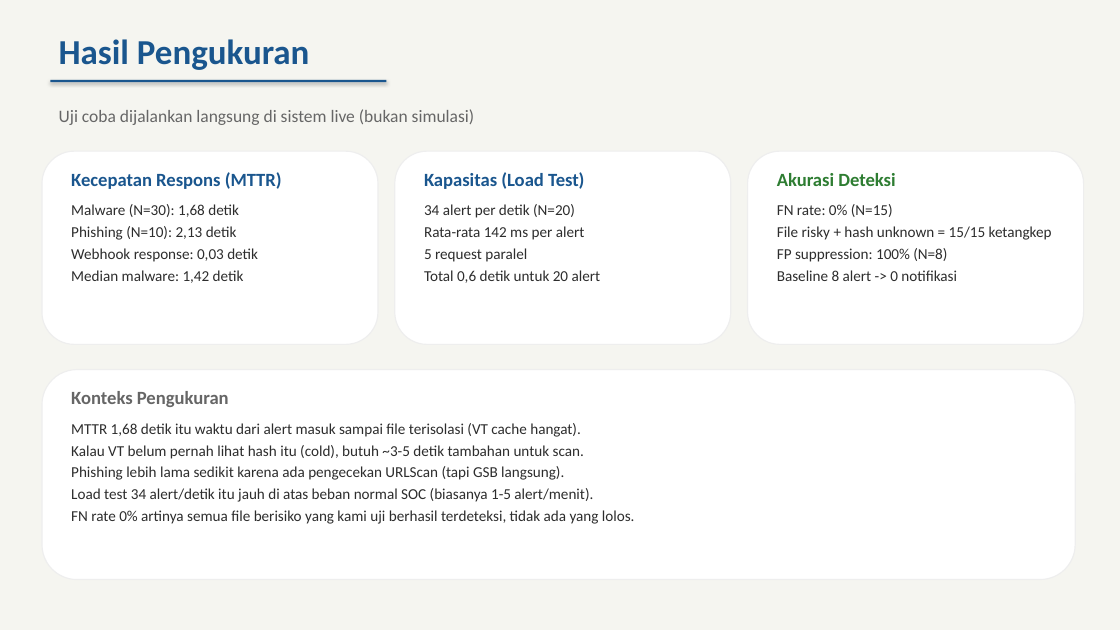
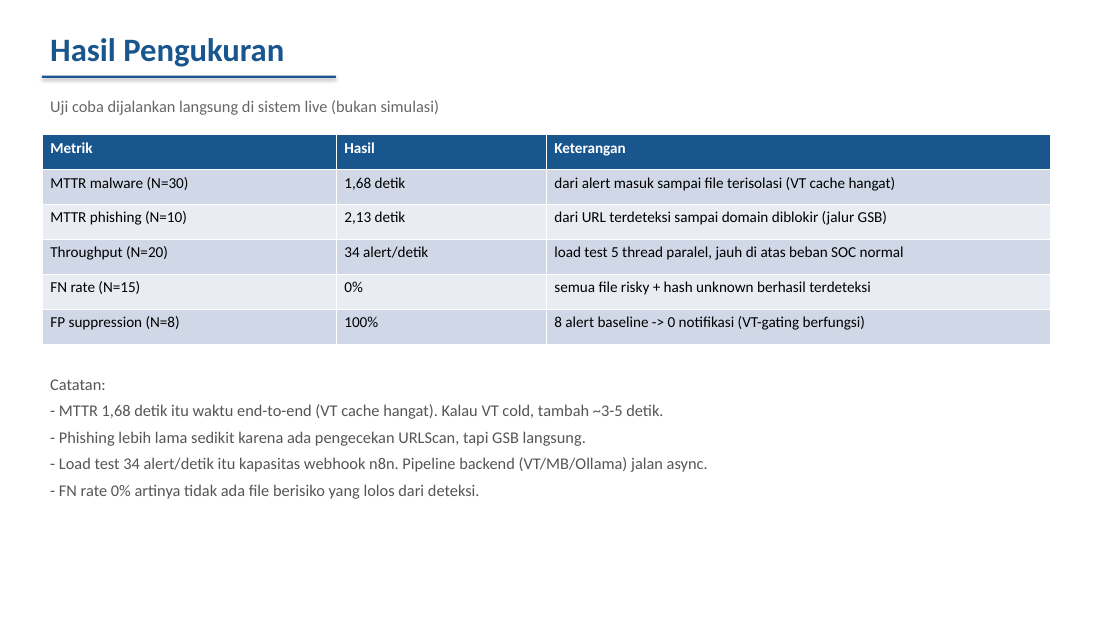
Before and after one commit to ravi-arnan/soar-project, a slide deck: slide 4 of docs/BIMBINGAN-TA-SOAR.pptx. Drawn at 1120x630 pixels with LibreOffice and Linux fonts; fonts in the diff are those of the drawing. Boxes give left, top, right and bottom in pixels: in the first picture for what was removed or moved away, otherwise in the second. Text is boxed around its words. In the diff, an @@ line names an element or a change of style, - is before the commit and + after.

Commit message:
docs: PPT bimbingan v3 — desain sederhana seperti PPT mahasiswa
- Background putih polos (bukan gradient/dark)
- Kotak flow pakai RECTANGLE biasa (bukan rounded neon)
- Tabel standar (bukan card styling)
- Bullet point biasa dengan indentasi
- Warna: hitam + biru tua saja
- Tidak ada emoji, gradient, atau shadow
- Lebih banyak teks, kurang visual berlebihan

```diff
--- a/docs/BIMBINGAN-TA-SOAR.pptx
+++ b/docs/BIMBINGAN-TA-SOAR.pptx
@@ background #F5F5F0 to #FFFFFF @@
@@ text "Hasil Pengukuran": place and size @@
-text "Hasil Pengukuran" at [59, 39, 310, 70]
+text "Hasil Pengukuran" at [50, 38, 284, 67]
@@ text "Hasil Pengukuran" at [50, 38, 284, 67]: size 30 to 28 pt @@
@@ rectangle: place and size @@
-rectangle at [50, 80, 386, 82]
+rectangle at [42, 76, 336, 78]
@@ text "Uji coba dijalankan langsung di ...": place and size @@
-text "Uji coba dijalankan langsung di ..." at [59, 109, 475, 125]
+text "Uji coba dijalankan langsung di ..." at [50, 100, 440, 115]
@@ text "Uji coba dijalankan langsung di ..." at [50, 100, 440, 115]: size 15 to 14 pt @@
@@ table added at [42, 134, 1050, 344], 6 rows, 3 columns @@
+Metrik | Hasil | Keterangan
+MTTR malware (N=30) | 1,68 detik | dari alert masuk sampai file terisolasi (VT cache hangat)
+MTTR phishing (N=10) | 2,13 detik | dari URL terdeteksi sampai domain diblokir (jalur GSB)
+Throughput (N=20) | 34 alert/detik | load test 5 thread paralel, jauh di atas beban SOC normal
+FN rate (N=15) | 0% | semua file risky + hash unknown berhasil terdeteksi
+FP suppression (N=8) | 100% | 8 alert baseline -> 0 notifikasi (VT-gating berfungsi)
@@ rounded rectangle removed at [42, 151, 378, 344] @@
@@ text removed at [71, 172, 282, 283] @@
-Kecepatan Respons (MTTR)
-Malware (N=30): 1,68 detik
-Phishing (N=10): 2,13 detik
-Webhook response: 0,03 detik
-Median malware: 1,42 detik
@@ rounded rectangle removed at [395, 151, 731, 344] @@
@@ text removed at [424, 172, 601, 283] @@
-Kapasitas (Load Test)
-34 alert per detik (N=20)
-Rata-rata 142 ms per alert
-5 request paralel
-Total 0,6 detik untuk 20 alert
@@ rounded rectangle removed at [748, 151, 1084, 344] @@
@@ text removed at [777, 173, 1052, 281] @@
-Akurasi Deteksi
-FN rate: 0% (N=15)
-File risky + hash unknown = 15/15 ketangkep
-FP suppression: 100% (N=8)
-Baseline 8 alert -> 0 notifikasi
@@ rounded rectangle removed at [42, 370, 1075, 580] @@
@@ text at [50, 379, 708, 499]: text changed; size 13 to 14 pt; text colour #2D2D2D to #555555 @@
-Konteks Pengukuran
-MTTR 1,68 detik itu waktu dari alert masuk sampai file terisolasi (VT cache hangat).
-Kalau VT belum pernah lihat hash itu (cold), butuh ~3-5 detik tambahan untuk scan.
-Phishing lebih lama sedikit karena ada pengecekan URLScan (tapi GSB langsung).
-Load test 34 alert/detik itu jauh di atas beban normal SOC (biasanya 1-5 alert/menit).
-FN rate 0% artinya semua file berisiko yang kami uji berhasil terdeteksi, tidak ada yang lolos.
+Catatan:
+- MTTR 1,68 detik itu waktu end-to-end (VT cache hangat). Kalau VT cold, tambah ~3-5 detik.
+- Phishing lebih lama sedikit karena ada pengecekan URLScan, tapi GSB langsung.
+- Load test 34 alert/detik itu kapasitas webhook n8n. Pipeline backend (VT/MB/Ollama) jalan async.
+- FN rate 0% artinya tidak ada file berisiko yang lolos dari deteksi.
```
Also in this commit, not shown: 6 other slides changed, 1 other file.
